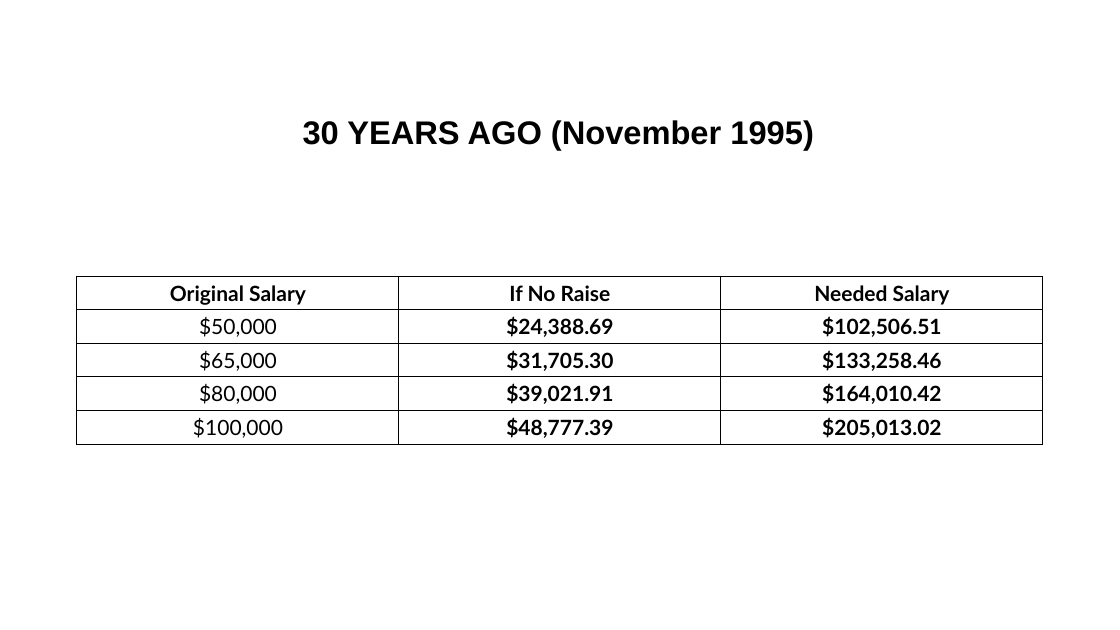
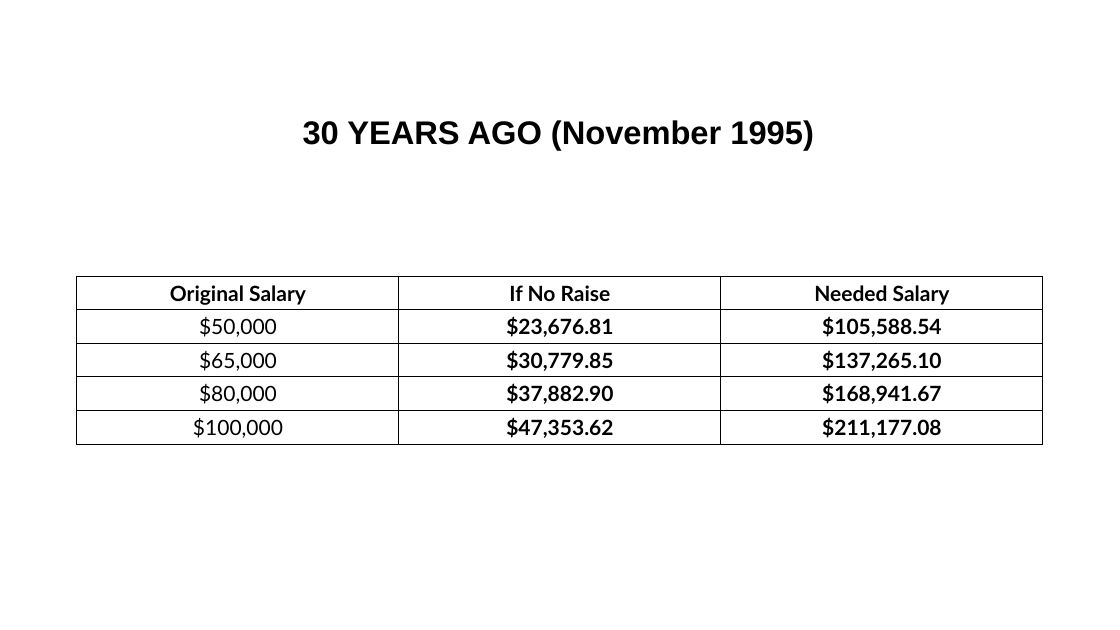
Before and after one commit to vlcosent/Investment_guid, a slide deck: slide 21 of PURCHASING_POWER_ANALYSIS_FINAL_CORRECTED_1.pptx. Drawn at 1120x630 pixels with LibreOffice and Linux fonts; fonts in the diff are those of the drawing. Boxes give left, top, right and bottom in pixels: in the first picture for what was removed or moved away, otherwise in the second. Text is boxed around its words. In the diff, an @@ line names an element or a change of style, - is before the commit and + after.

```diff
--- a/PURCHASING_POWER_ANALYSIS_FINAL_CORRECTED_1.pptx
+++ b/PURCHASING_POWER_ANALYSIS_FINAL_CORRECTED_1.pptx
@@ table at box(77, 276, 1043, 444) @@
-row 2, column 2: $24,388.69
+row 2, column 2: $23,676.81
-row 2, column 3: $102,506.51
+row 2, column 3: $105,588.54
-row 3, column 2: $31,705.30
+row 3, column 2: $30,779.85
-row 3, column 3: $133,258.46
+row 3, column 3: $137,265.10
-row 4, column 2: $39,021.91
+row 4, column 2: $37,882.90
-row 4, column 3: $164,010.42
+row 4, column 3: $168,941.67
-row 5, column 2: $48,777.39
+row 5, column 2: $47,353.62
-row 5, column 3: $205,013.02
+row 5, column 3: $211,177.08
```
Also in this commit, not shown: 16 other slides changed, 3 other files.
